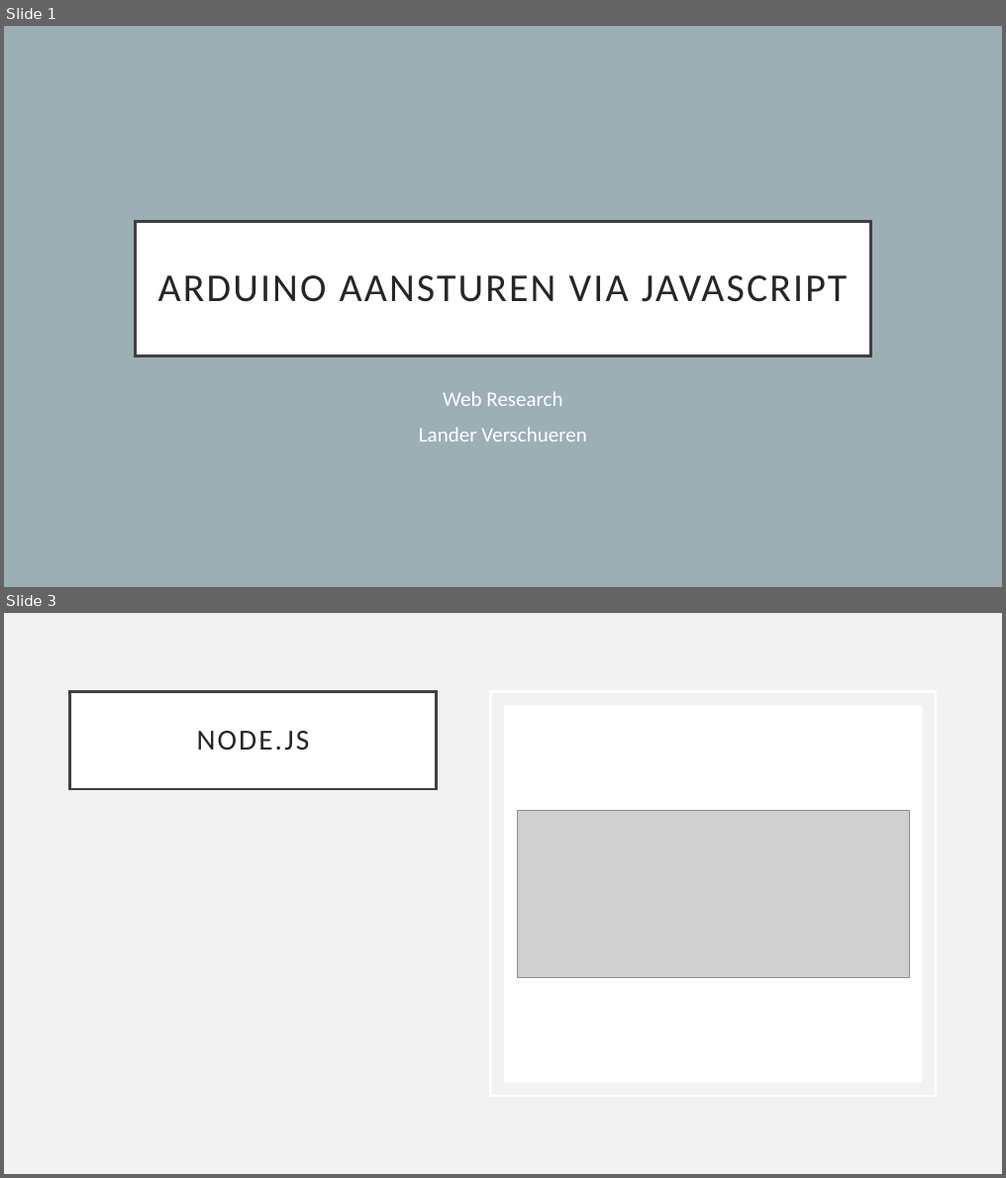
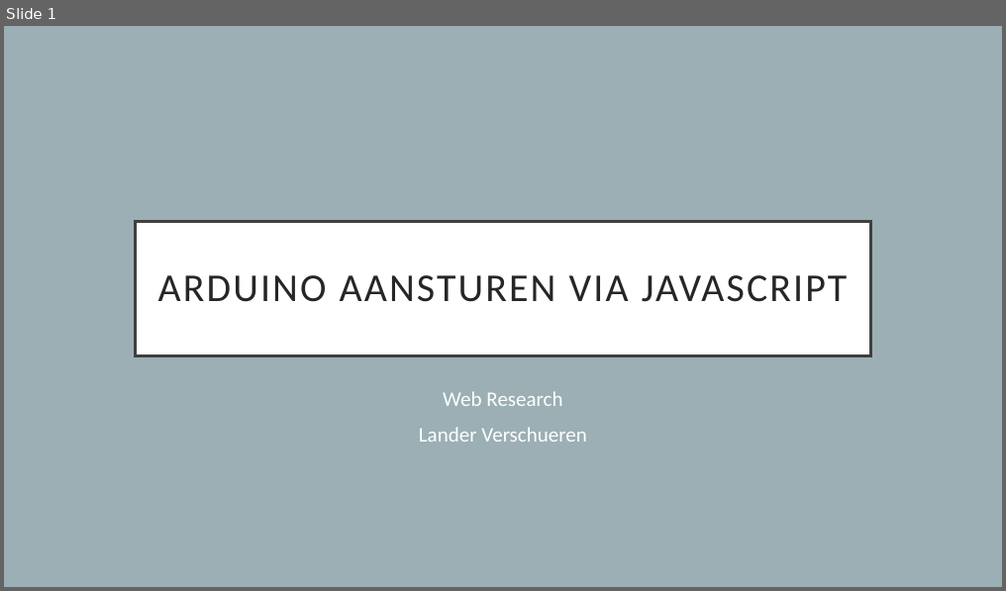
Before and after one commit to LanderVerschueren/Web-Research, a slide deck: Proof of Concept/ppt/arduino.pptx. Shown one above the other, each under a label of ours: slides 1 and 3 before the commit, slide 1 after it; the slides between them are not shown. The pictures are 1006x1178 and 1006x591 pixels, drawn with LibreOffice and Linux fonts; fonts in the diff are those of the drawing; grey boxes stand for pictures. Boxes give left, top, right and bottom in pixels: in the first picture for what was removed or moved away, otherwise in the second. Text is boxed around its words. In the diff, an @@ line names an element or a change of style, - is before the commit and + after.

```diff
--- a/Proof of Concept/ppt/arduino.pptx
+++ b/Proof of Concept/ppt/arduino.pptx
@@ slide 3 removed at (4, 613, 1002, 1174), background #F2F2F2 @@
@@ title removed at (70, 691, 437, 789) @@
-NODE.JS
@@ rectangle removed at (491, 691, 936, 1096) @@
@@ rectangle removed at (504, 705, 922, 1082) @@
@@ picture removed at (518, 811, 909, 978) @@
```
Also in this commit, not shown: 2 slides changed, 4 slides added, 1 other slide removed, 18 other files.
